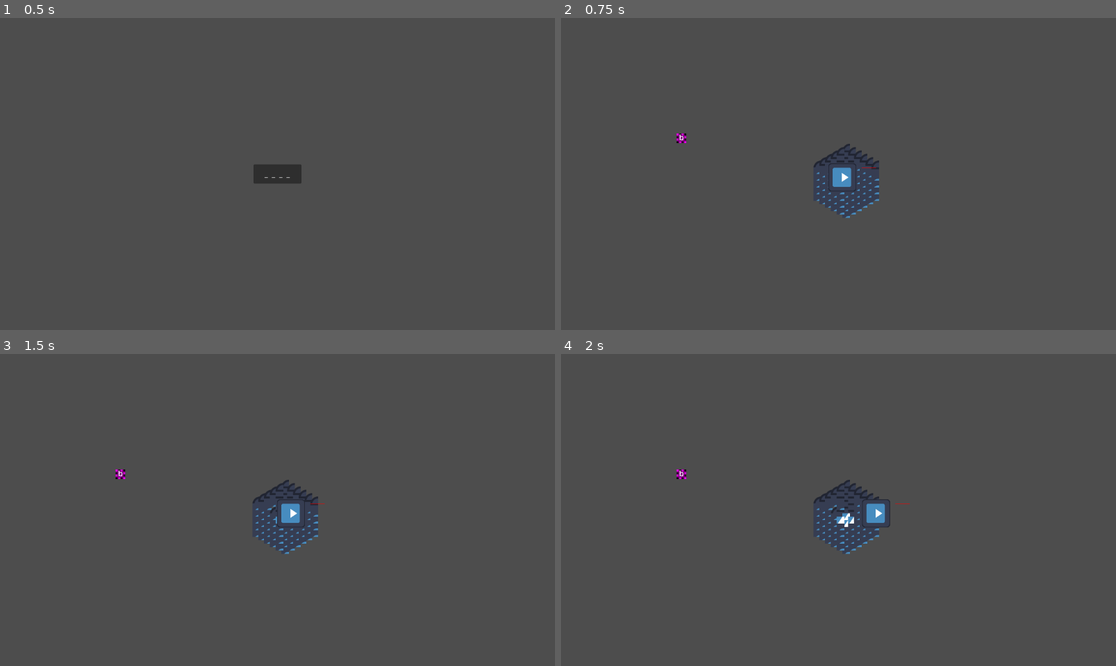
Above: before the commit, frames 1-4 (two rows, left to right).
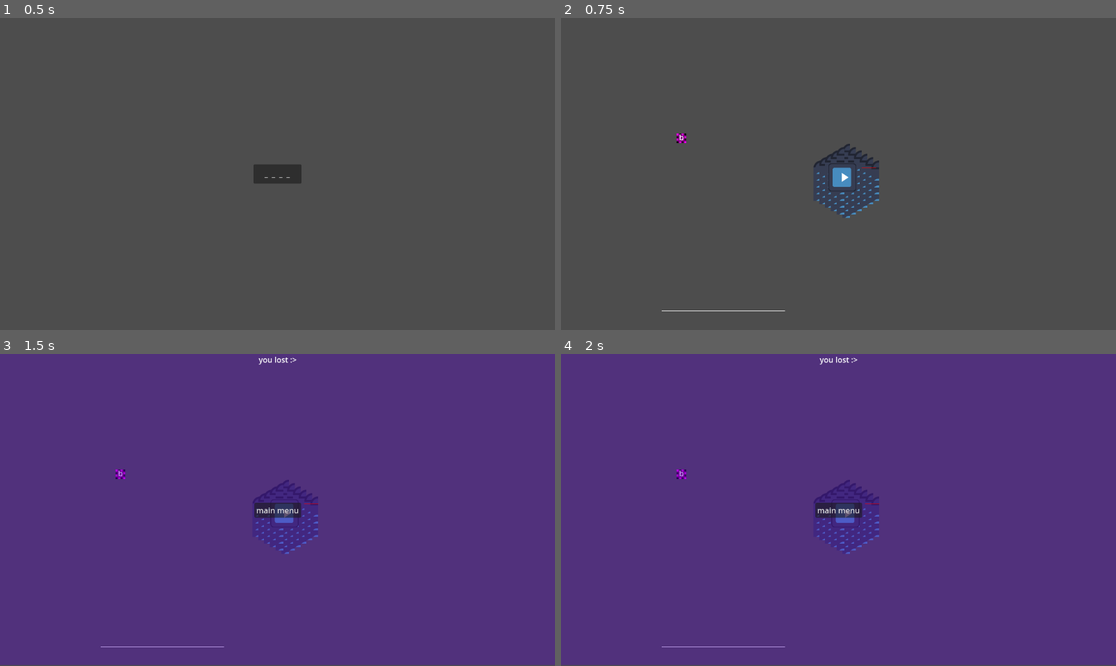
Above: after the commit, the same moments.

Repository: MagnusLucas/SpaceJam2025
Game: Godot game, scene res://UI/main_menu.tscn
The game is run twice, just before and just after one commit, with the same random seed, the same clock (stepped at 60 frames per second) and the same inputs. The engine's default icon, where the game draws it, is replaced by a stand-in: a white triangle on a blue panel in a dark square.
Inputs:
- Up to frame 1 (0.5 s): no input
- Up to frame 2 (0.75 s): click "_ _ _ _" at 0.5 s
- Up to frame 3 (1.5 s): tap Enter at 1.25 s; hold D (move_right) from 1.28 s (still down); tap L at 1.35 s
- Up to frame 4 (2 s): keep holding D (move_right)

Frame 1 is identical in both runs. In frame 2, less than 0.1% of the frame differs, in the area x 18-41%, y 93-94%; in frame 3, 100%, in the area x 0-100%, y 0-100%; in frame 4, 100%.

Commit message:
lose menu
it is what it is

Diff:
--- a/Game/Map/Map.gd
+++ b/Game/Map/Map.gd
@@ -8,6 +8,9 @@
 
 var terrains : Dictionary
 
+var max_health : int
+var health : int = max_health
+
 static func new_map() -> Map:
 	return map.instantiate()
 
@@ -17,6 +20,7 @@
 	return surrounding.has(local_to_map(player_position))
 
 func _ready() -> void:
+	$"../../LoseOverlay".hide()
 	position -= Vector2(-8, -7) #centering the center hex
 	player = Player.new_player()
 	add_child(player)
@@ -35,3 +39,17 @@
 	add_child(terrain)
 	terrain.position = map_to_local(terrain_position)
 	set_cell(terrain_position, 0, Vector2i(int(info["atlas_coords"]["x"]), int(info["atlas_coords"]["y"])))
+
+func update_health():
+	if health <= 0:
+		lose()
+	@warning_ignore("integer_division")
+	get_node("root/Game/TextureProgressBar").value = health / max_health * 100
+
+func _process(delta):
+	if Input.is_key_label_pressed(KEY_L):
+		lose()
+func lose():
+	get_tree().paused = true
+	$"../../LoseOverlay".show()
+	pass
--- a/Game/game.tscn
+++ b/Game/game.tscn
@@ -1,7 +1,20 @@
-[gd_scene load_steps=3 format=3 uid="uid://3jn04s0a6b4a"]
+[gd_scene load_steps=8 format=3 uid="uid://3jn04s0a6b4a"]
 
 [ext_resource type="PackedScene" uid="uid://dyxkxqw5yb028" path="res://Game/Map/map.tscn" id="1_bk3v5"]
 [ext_resource type="PackedScene" uid="uid://o5sjtvexucuj" path="res://UI/in_game.tscn" id="2_1r4le"]
+[ext_resource type="PackedScene" uid="uid://b45w60mgs3oiy" path="res://UI/lose_overlay.tscn" id="3_7raqb"]
+
+[sub_resource type="Gradient" id="Gradient_1r4le"]
+colors = PackedColorArray(1, 1, 1, 1, 1, 1, 1, 1)
+
+[sub_resource type="GradientTexture1D" id="GradientTexture1D_7raqb"]
+gradient = SubResource("Gradient_1r4le")
+
+[sub_resource type="Gradient" id="Gradient_jcm6v"]
+colors = PackedColorArray(0, 0, 0, 1, 0, 0, 0, 1)
+
+[sub_resource type="GradientTexture1D" id="GradientTexture1D_fwxkx"]
+gradient = SubResource("Gradient_jcm6v")
 
 [node name="Game" type="Control"]
 layout_mode = 3
@@ -25,3 +38,20 @@
 
 [node name="Word" parent="." instance=ExtResource("2_1r4le")]
 layout_mode = 1
+
+[node name="TextureProgressBar" type="TextureProgressBar" parent="."]
+layout_mode = 1
+anchors_preset = 7
+anchor_left = 0.5
+anchor_top = 1.0
+anchor_right = 0.5
+anchor_bottom = 1.0
+offset_left = -367.0
+offset_top = -40.0
+offset_right = 367.0
+grow_horizontal = 2
+grow_vertical = 0
+texture_under = SubResource("GradientTexture1D_7raqb")
+texture_progress = SubResource("GradientTexture1D_fwxkx")
+
+[node name="LoseOverlay" parent="." instance=ExtResource("3_7raqb")]
--- /dev/null
+++ b/UI/lose_overlay.gd
@@ -0,0 +1,5 @@
+extends Node
+
+func _on_button_pressed() -> void:
+	print('zxchj')
+	get_tree().change_scene_to_file("res://UI/main_menu.tscn")
--- /dev/null
+++ b/UI/lose_overlay.tscn
@@ -0,0 +1,49 @@
+[gd_scene load_steps=2 format=3 uid="uid://b45w60mgs3oiy"]
+
+[ext_resource type="Script" uid="uid://cs5e5l0o7rtr1" path="res://UI/lose_overlay.gd" id="1_uxc6y"]
+
+[node name="LoseOverlay" type="Control"]
+layout_mode = 3
+anchors_preset = 15
+anchor_right = 1.0
+anchor_bottom = 1.0
+grow_horizontal = 2
+grow_vertical = 2
+size_flags_horizontal = 4
+size_flags_vertical = 4
+script = ExtResource("1_uxc6y")
+
+[node name="ColorRect" type="ColorRect" parent="."]
+offset_right = 1153.0
+offset_bottom = 646.0
+color = Color(0.345098, 0, 0.827451, 0.352941)
+
+[node name="Label" type="Label" parent="."]
+layout_mode = 2
+anchor_left = 0.5
+anchor_right = 0.5
+offset_left = -39.5
+offset_right = 39.5
+offset_bottom = 23.0
+grow_horizontal = 2
+text = "you lost :>"
+
+[node name="Button" type="Button" parent="."]
+process_mode = 2
+layout_mode = 2
+anchor_left = 0.5
+anchor_top = 0.5
+anchor_right = 0.5
+anchor_bottom = 0.5
+offset_left = -48.5
+offset_top = -15.5
+offset_right = 48.5
+offset_bottom = 15.5
+grow_horizontal = 2
+grow_vertical = 2
+size_flags_horizontal = 4
+size_flags_vertical = 8
+action_mode = 0
+text = "main menu"
+
+[connection signal="pressed" from="Button" to="." method="_on_button_pressed"]
Not shown, added: UI/lose_overlay.gd.uid
